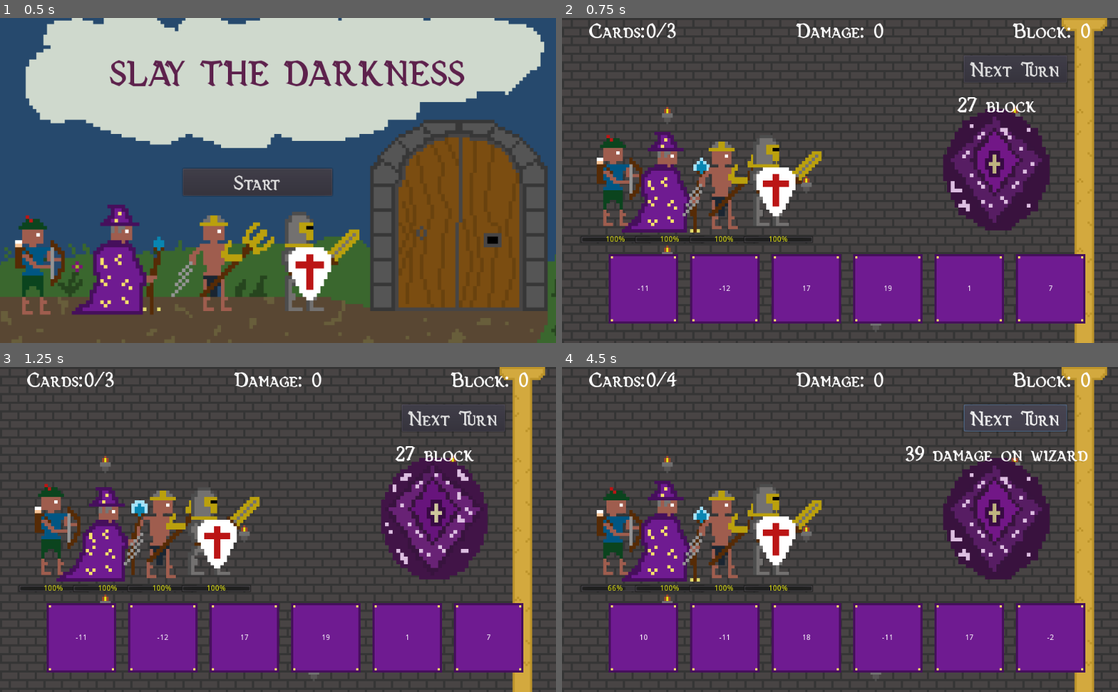
Above: before the commit, frames 1-4 (two rows, left to right).
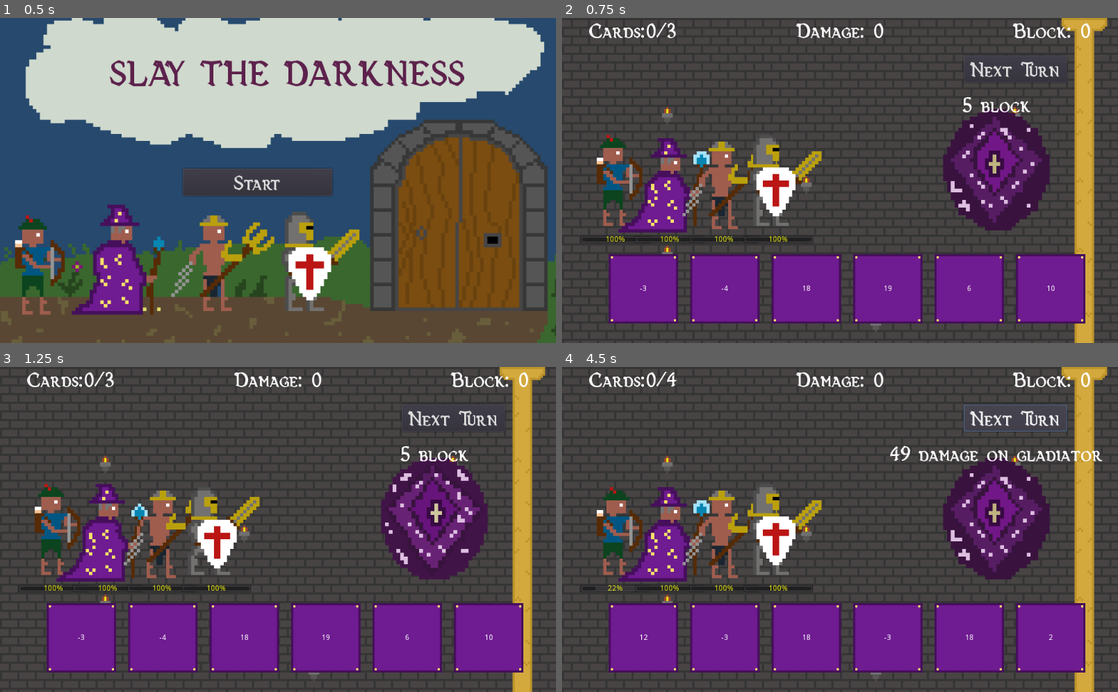
Above: after the commit, the same moments.

Repository: Laddicus/SlayTheDarkness
Game: Godot game, scene res://main.tscn
Same seed, same stepped clock (60 frames per second), same inputs: the game is played once before the commit and once after it. The engine's default icon, where the game draws it, is replaced by a stand-in: a white triangle on a blue panel in a dark square.
Inputs:
- Up to frame 1 (0.5 s): no input
- Up to frame 2 (0.75 s): click "Start" at 0.5 s
- Up to frame 3 (1.25 s): no input
- Up to frame 4 (4.5 s): click "Start" at 1.25 s; click "Next Turn" at 2 s; click "Next Turn" at 2.75 s; click "Start" at 3.5 s; click "Next Turn" at 4.25 s

Frame 1 is identical in both runs. In frame 2, 1.4% of the frame differs, in the area x 10-89%, y 24-84%; in frame 3, 1.0%; in frame 4, 2.0%, in the area x 6-98%, y 24-84%.
Error before the commit: Invalid operands 'Nil' and 'int' in operator '>'. (res://main.gd:165)

Commit message:
Changes made in class
Balance changes

Diff:
--- a/main.gd
+++ b/main.gd
@@ -138,7 +138,7 @@
 	get_node("level").add_child(card6)
 	card6.position = Vector2(cardLoc[5],cardY)
 
-	enemyDamage = int(rand_range(-50, 50))
+	enemyDamage = int(rand_range(-35, 100))
 	if enemyDamage > 0:
 		target = players[int(rand_range(0,4))]
 		get_node("level/enemy/damage").set_text(str(enemyDamage)+" damage on "+target)
--- a/particles/wizardCard.tres
+++ b/particles/wizardCard.tres
@@ -14,7 +14,7 @@
 emission_box_extents = Vector3( 3, 3, 1 )
 flag_disable_z = true
 spread = 180.0
-initial_velocity = 149.42
+initial_velocity = 68.97
 initial_velocity_random = 0.18
 angular_velocity = 115.86
 orbit_velocity = 0.0
--- a/wizard.tscn
+++ b/wizard.tscn
@@ -1,25 +1,25 @@
 [gd_scene load_steps=10 format=2]
 
 [ext_resource path="res://player.gd" type="Script" id=1]
-[ext_resource path="res://art/players/ash.png" type="Texture" id=2]
-[ext_resource path="res://art/players/Players_Wizard_0.png" type="Texture" id=3]
-[ext_resource path="res://art/players/Players_Wizard_1.png" type="Texture" id=4]
-[ext_resource path="res://art/players/Players_Wizard_2.png" type="Texture" id=5]
-[ext_resource path="res://art/players/Players_Wizard_3.png" type="Texture" id=6]
+[ext_resource path="res://art/players/Players_Wizard_0.png" type="Texture" id=2]
+[ext_resource path="res://art/players/Players_Wizard_1.png" type="Texture" id=3]
+[ext_resource path="res://art/players/Players_Wizard_2.png" type="Texture" id=4]
+[ext_resource path="res://art/players/Players_Wizard_3.png" type="Texture" id=5]
+[ext_resource path="res://art/players/ash.png" type="Texture" id=6]
 
 [sub_resource type="RectangleShape2D" id=1]
 extents = Vector2( 98.8469, 95.7313 )
 
 [sub_resource type="SpriteFrames" id=2]
 animations = [ {
-"frames": [ ExtResource( 2 ) ],
+"frames": [ ExtResource( 2 ), ExtResource( 3 ), ExtResource( 4 ), ExtResource( 5 ) ],
+"loop": true,
+"name": "wizard",
+"speed": 5.0
+}, {
+"frames": [ ExtResource( 6 ) ],
 "loop": true,
 "name": "ash",
-"speed": 5.0
-}, {
-"frames": [ ExtResource( 3 ), ExtResource( 4 ), ExtResource( 5 ), ExtResource( 6 ) ],
-"loop": true,
-"name": "wizard",
 "speed": 5.0
 } ]
 
@@ -34,7 +34,7 @@
 [node name="AnimatedSprite" type="AnimatedSprite" parent="."]
 frames = SubResource( 2 )
 animation = "wizard"
-frame = 3
+frame = 2
 playing = true
 
 [node name="health" type="ProgressBar" parent="."]
@@ -47,5 +47,4 @@
 custom_colors/font_color_shadow = Color( 0.666667, 0.529412, 0.0509804, 1 )
 step = 1.0
 value = 100.0
-
 [connection signal="mouse_entered" from="." to="." method="_on_player_mouse_entered"]
--- a/wizardCard.gd
+++ b/wizardCard.gd
@@ -27,7 +27,7 @@
 
 func _rand_damage():
 	print("AAH")
-	damage = int(rand_range(-20,20))
+	damage = int(rand_range(-10,20))
 	$damage.set_text(str(damage))
 
 func _on_wizardCard_input_event(viewport, event, shape_idx):
--- a/wizardCard.tscn
+++ b/wizardCard.tscn
@@ -15,12 +15,11 @@
 texture = ExtResource( 2 )
 
 [node name="Particles2D" type="Particles2D" parent="."]
-scale = Vector2( 1.56, 1.52 )
 emitting = false
 process_material = ExtResource( 3 )
 
 [node name="CollisionShape2D" type="CollisionShape2D" parent="."]
-shape = SubResource( 4 )
+shape = SubResource( 1 )
 
 [node name="damage" type="Label" parent="."]
 anchor_left = 0.5
@@ -36,5 +35,4 @@
 
 [node name="sparkle" type="AudioStreamPlayer2D" parent="."]
 stream = ExtResource( 4 )
-
 [connection signal="input_event" from="." to="." method="_on_wizardCard_input_event"]
Not shown: 1 places in wizardCard.tscn that only renumber resources
